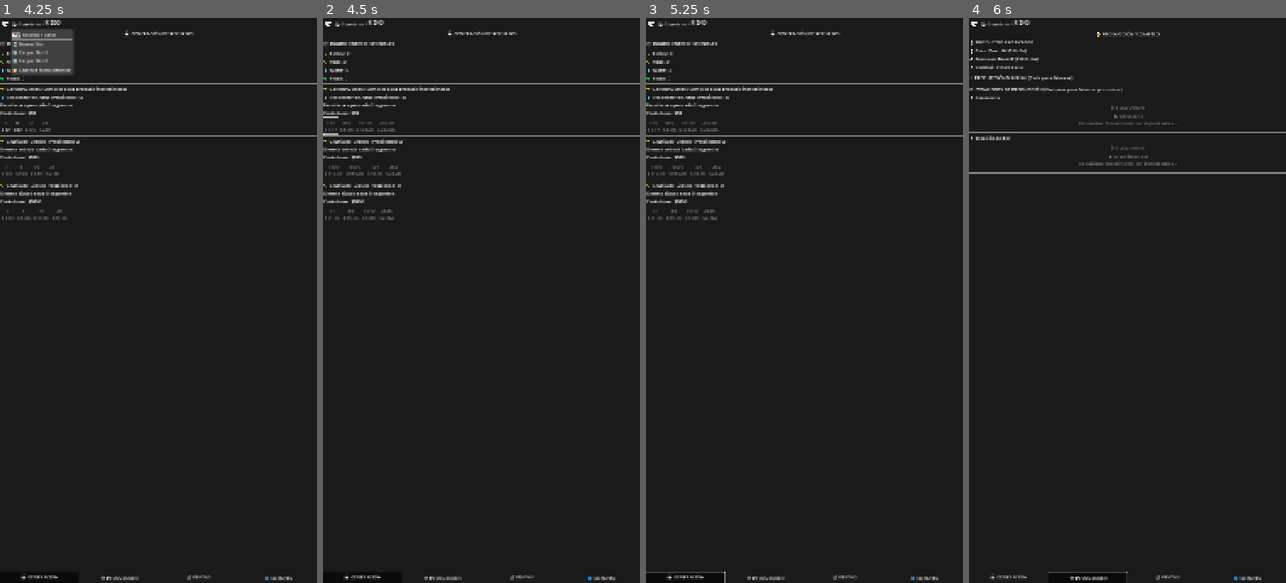
Above: before the commit, frames 1-4 (left to right).
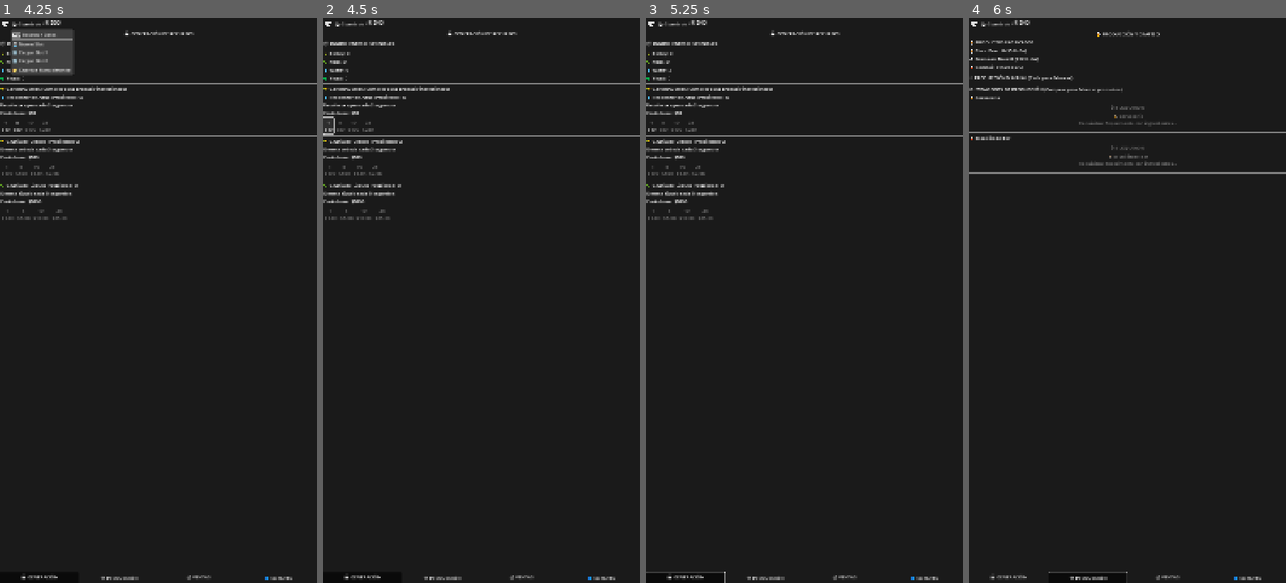
Above: after the commit, the same moments.

Repository: Kavalieri/bar-sik
Game: Godot game, scene res://scenes/SplashScreen.tscn
The game is run twice, just before and just after one commit, with the same random seed, the same clock (stepped at 60 frames per second) and the same inputs.
Inputs (mouse positions are in pixels of both pictures, inside the frame that each line leads up to):
- Up to frame 1 (4.25 s): tap Enter at 0.5 s; move the mouse to (228, 272) at 0.52 s; click (228, 272) at 0.67 s; click "Iniciar Juego" at 1.25 s; click "⏸️" at 2 s; click "Continuar" at 2.75 s; click "💾 Guardado" at 3.5 s
- Up to frame 2 (4.5 s): click "1 $10" at 4.25 s
- Up to frame 3 (5.25 s): click "🏭 GENERACIÓN" at 5 s
- Up to frame 4 (6 s): click "⚒️ PRODUCCIÓN" at 5.75 s

Frame 1 is identical in both runs. In frame 2, 0.4% of the frame differs, in the area x 0-25%, y 17-36%; in frame 3, 0.3%; in frame 4, nothing differs.

Commit message:
🔧 OVERFLOW ELIMINADO: Economía totalmente consistente
✅ GenerationPanel overflow fixed:
• button.text parsing → metadata increment storage
• No más int() parsing de texto formateado (\.7Q)
• Metadata preserva valor original limpio
• Sin overflow en conversion to int64

💰 ProductionManager precio fijo:
• ❌ calculate_exponential_cost() eliminado
• ✅ station_def.base_cost simple price
• Consistente con GeneratorManager
• Sin progresiones absurdas

🎯 Economía 100% unificada:
• Generators: precio fijo ✅
• Stations: precio fijo ✅
• Sales: precio fijo ✅
• Sin cálculos exponenciales destructivos

Diff:
--- a/project/scripts/GenerationPanel.gd
+++ b/project/scripts/GenerationPanel.gd
@@ -52,6 +52,8 @@
 		for increment in increments:
 			var button = Button.new()
 			button.text = str(increment)
+			# Guardar incremento original in metadata para no perderlo
+			button.set_meta("increment", increment)
 			button.pressed.connect(_on_generator_purchased.bind(i, increment))
 			button_container.add_child(button)
 
@@ -93,7 +95,8 @@
 
 		for j in range(buttons.size()):
 			var button = buttons[j] as Button
-			var increment = int(button.text)
+			# Usar metadata en lugar de parsear el texto formateado
+			var increment = button.get_meta("increment", 1)  # default 1 si no existe
 			var total_cost = _calculate_bulk_cost(generator, game_data, increment)
 			var can_afford = game_data["money"] >= total_cost
 
--- a/project/scripts/core/ProductionManager.gd
+++ b/project/scripts/core/ProductionManager.gd
@@ -95,12 +95,8 @@
 		return false
 
 	var owned = game_data.stations.get(station_id, 0)
-	var cost = GameUtils.calculate_exponential_cost(
-		station_def.base_cost,
-		owned,
-		1,
-		station_def.scale_factor
-	)
+	# Precio fijo simple (consistente con GeneratorManager)
+	var cost = station_def.base_cost
 
 	if game_data.money < cost:
 		return false
@@ -150,12 +146,8 @@
 		return 0.0
 
 	var owned = game_data.stations.get(station_id, 0) if game_data else 0
-	return GameUtils.calculate_exponential_cost(
-		station_def.base_cost,
-		owned,
-		1,
-		station_def.scale_factor
-	)
+	# Precio fijo simple (consistente con GeneratorManager)
+	return station_def.base_cost
 
 ## Verificar si se puede producir en una estación
 func can_produce(station_id: String, quantity: int = 1) -> bool:
